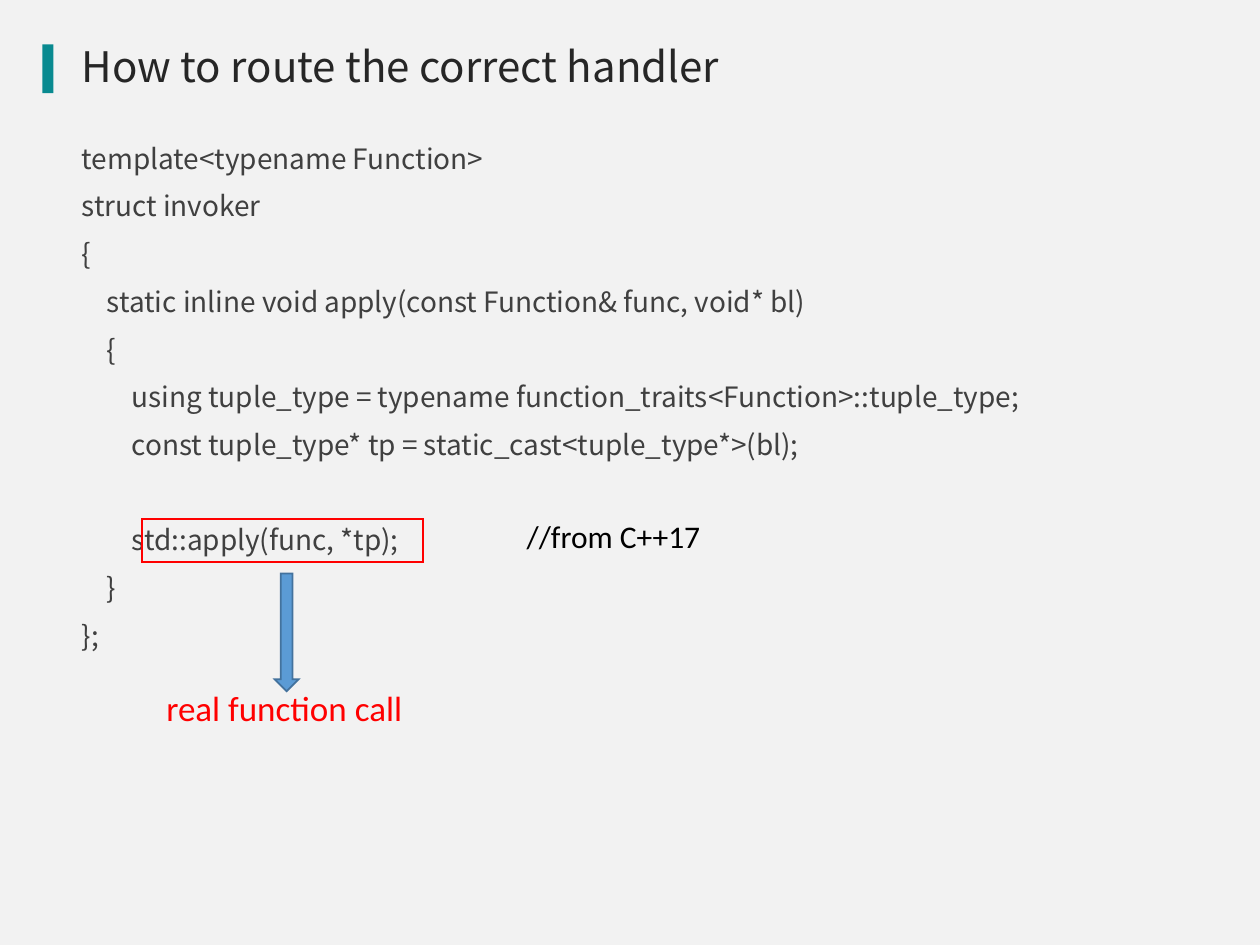
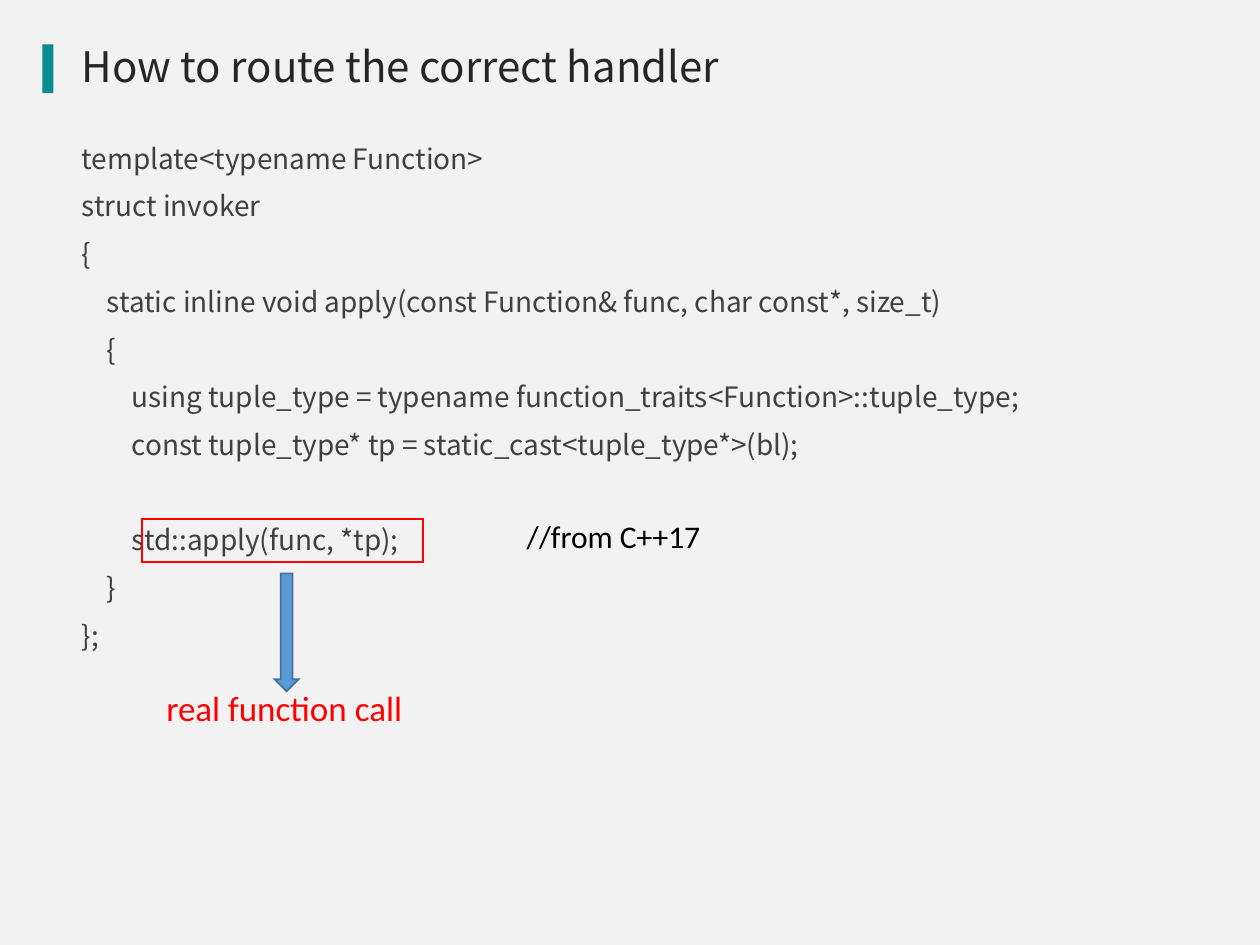
Before and after one commit to qicosmos/cppnow2017-ppt, a slide deck: slide 18 of An easy to use RPC framework implemented by c++11 and c++14.pptx (slide 16 before the commit). Drawn at 1260x945 pixels with LibreOffice and Linux fonts; fonts in the diff are those of the drawing; background and template pictures are left out. Boxes give left, top, right and bottom in pixels: in the first picture for what was removed or moved away, otherwise in the second. Text is boxed around its words. In the diff, an @@ line names an element or a change of style, - is before the commit and + after.

```diff
--- a/An easy to use RPC framework implemented by c++11 and c++14.pptx
+++ b/An easy to use RPC framework implemented by c++11 and c++14.pptx
@@ text at (107, 289, 941, 319): text changed @@
-static inline void apply(const Function& func, void* bl)
+static inline void apply(const Function& func, char const*, size_t)
```
Also in this commit, not shown: 2 other slides changed, 2 slides added.
